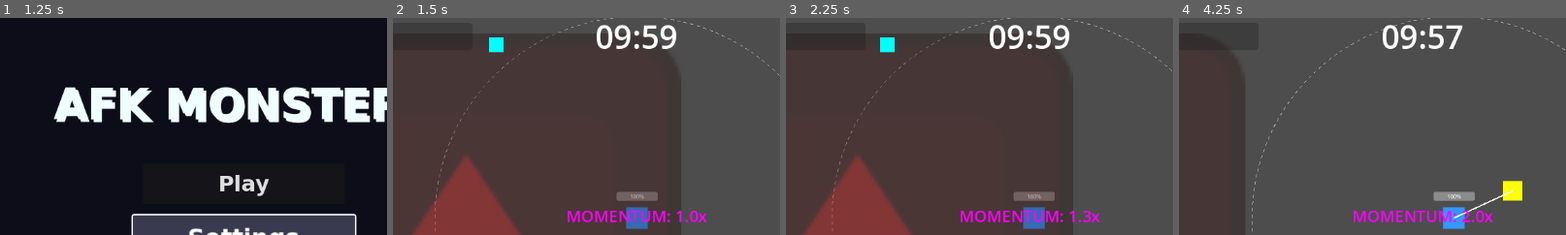
Above: before the commit, frames 1-4 (left to right).
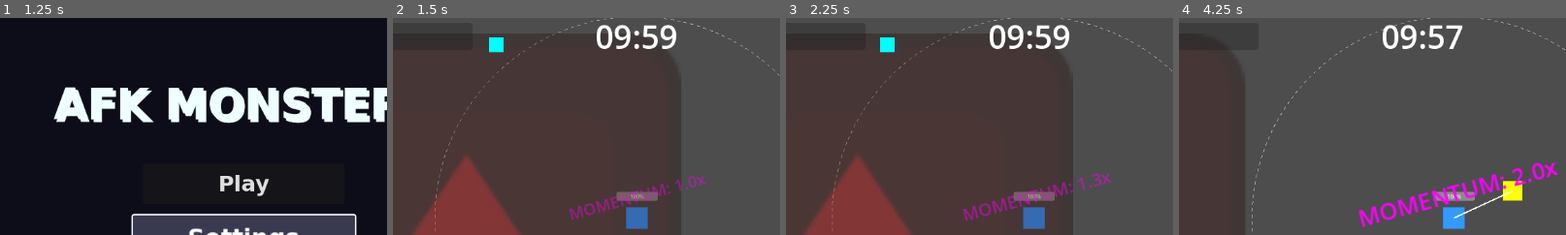
Above: after the commit, the same moments.

Repository: MusTea200/AFKMonsters
Game: Godot game, scene res://MainMenu.tscn
Two runs of this game, one before a commit and one after it. Both use one fixed random seed, a clock stepped at 60 frames per second and the inputs below. The engine's default icon, where the game draws it, is replaced by a stand-in: a white triangle on a blue panel in a dark square.
Inputs (mouse positions are % of the whole screen's width and height, from its top left):
- Up to frame 1 (1.25 s): click "Settings" at 0.5 s
- Up to frame 2 (1.5 s): click "Play" at 1.25 s
- Up to frame 3 (2.25 s): tap Enter (ui_accept) at 2 s; move the mouse to (72, 45) at 2.02 s; hold Right (ui_right) from 2.03 s (still down); tap Space at 2.1 s; click (72, 45) at 2.17 s
- Up to frame 4 (4.25 s): tap Enter (ui_accept) at 2.27, 2.57 s; release Right (ui_right) at 2.75 s; drag from (30, 55) to (58, 65) at 2.77 s; move the mouse to (60, 28) at 3.52 s; hold Right (ui_right) from 3.53 s (still down); tap Space at 3.6 s; click (60, 28) at 3.67 s
The pictures show only the part of the screen within x 19-68%, y 4-54%; the shares and areas given below are measured in that part.

Frame 1 is identical in both runs. In frame 2, 1.8% of the frame differs, in the area x 45-82%, y 72-95%; in frame 3, 1.9%; in frame 4, 2.9%, in the area x 45-98%, y 66-97%.

Commit message:
feat: architectural upgrades for hitstop, UI scaling, and off-screen indicators
Co-authored-by: MusTea200 <172600404+MusTea200@users.noreply.github.com>

Diff:
--- a/godot_project/Arena.gd
+++ b/godot_project/Arena.gd
@@ -38,6 +38,8 @@
 
 
 func _ready() -> void:
+	get_tree().root.content_scale_mode = Window.CONTENT_SCALE_MODE_CANVAS_ITEMS
+	get_tree().root.content_scale_aspect = Window.CONTENT_SCALE_ASPECT_EXPAND
 	process_mode = Node.PROCESS_MODE_ALWAYS # Arena zaman dursa da çalışsın (ESC için)
 
 	for n in get_children():
@@ -60,11 +62,12 @@
 			Global.left_joystick = left_joy
 
 			# Sağ Joystick (Nişan/Ateş)
-			var right_joy = VirtualJoystick.new()
-			right_joy.name = "RightJoystick"
-			right_joy.position = Vector2(viewport_size.x - 300, viewport_size.y - 300)
-			canvas.add_child(right_joy)
-			Global.right_joystick = right_joy
+			if Global.use_manual_aim_joystick:
+				var right_joy = VirtualJoystick.new()
+				right_joy.name = "RightJoystick"
+				right_joy.position = Vector2(viewport_size.x - 300, viewport_size.y - 300)
+				canvas.add_child(right_joy)
+				Global.right_joystick = right_joy
 
 			# Etkileşim (Kanca/Sapan) Butonu
 			var action_btn = TouchScreenButton.new()
@@ -73,6 +76,15 @@
 			action_btn.shape = shape
 			action_btn.position = Vector2(viewport_size.x - 150, viewport_size.y - 450)
 			action_btn.action = "ui_accept" # TBD: Player'a bağla
+
+			# Duraklatma Butonu (Mobil ESC)
+			var pause_btn = TouchScreenButton.new()
+			var p_shape = RectangleShape2D.new()
+			p_shape.size = Vector2(100, 100)
+			pause_btn.shape = p_shape
+			pause_btn.position = Vector2(50, 50)
+			pause_btn.action = "ui_cancel" # ESC muadili
+			canvas.add_child(pause_btn)
 			canvas.add_child(action_btn)
 
 			# Modifiye edilmiş Neon Buton Çizimi (CanvasItem _draw override)
@@ -462,12 +474,14 @@
 	boss.move_speed = 100.0
 	boss.base_mass = 5.0
 	boss.is_boss = true
+	_attach_indicator(boss)
 	# Note: Off-screen indicator would require a separate UI script,
 	# but we keep it simple by just having a big enemy tracking us.
 	add_child(boss)
 
 func _spawn_merchant() -> void:
 	var merchant = load("res://Merchant.gd").new()
+	_attach_indicator(merchant)
 	var angle = randf() * 2.0 * PI
 	var dist = randf_range(1000.0, 2000.0)
 	merchant.global_position = player_node.global_position + Vector2(cos(angle), sin(angle)) * dist
@@ -505,3 +519,9 @@
 func _increase_difficulty() -> void:
 	difficulty_multiplier *= 1.15
 	spawn_timer.wait_time = max(0.1, spawn_timer.wait_time / 1.15)
+
+func _attach_indicator(target_node: Node2D) -> void:
+	var ind = load("res://OffScreenIndicator.gd").new()
+	ind.target = target_node
+	# Add to CanvasLayer or Scene Root. Scene root is better since it uses global coordinates
+	get_tree().current_scene.call_deferred("add_child", ind)
--- a/godot_project/Arena.tscn
+++ b/godot_project/Arena.tscn
@@ -55,6 +55,7 @@
 horizontal_alignment = 1
 
 [node name="MomentumLabel" type="Label" parent="CanvasLayer"]
+rotation = -0.261799
 anchors_preset = 8
 anchor_left = 0.5
 anchor_top = 0.5
--- a/godot_project/CombatComponent.gd
+++ b/godot_project/CombatComponent.gd
@@ -79,6 +79,16 @@
 
 	if is_instance_valid(player.momentum_label):
 		player.momentum_label.text = "MOMENTUM: " + str(snapped(momentum_mult, 0.1)) + "x"
+
+		# Dinamik Momentum UI Tween
+		var target_scale = Vector2.ONE * (1.0 + (momentum_mult - 1.0) * 0.5)
+		var target_alpha = min(1.0, 0.3 + (momentum_mult - 1.0))
+		player.momentum_label.scale = player.momentum_label.scale.lerp(target_scale, 10.0 * delta)
+		player.momentum_label.modulate.a = lerp(player.momentum_label.modulate.a, target_alpha, 10.0 * delta)
+
+		# Titreme eklentisi (hiz 2x ustundeyse)
+		if momentum_mult > 2.0:
+			player.momentum_label.position += Vector2(randf_range(-2, 2), randf_range(-2, 2))
 
 
 	if is_instance_valid(player.speed_lines):
--- a/godot_project/Enemy.gd
+++ b/godot_project/Enemy.gd
@@ -155,7 +155,11 @@
 		return # Immune while ghosting
 
 	current_health -= amount
-	HitstopManager.hitstop(0.02, 0.2)
+	if is_boss:
+		HitstopManager.hitstop(0.02, 0.2)
+
+	if CameraShake:
+		CameraShake.add_trauma(0.1)
 	_show_floating_damage(amount)
 
 	# Knockback
@@ -164,6 +168,9 @@
 
 	# Hit Flash Tween
 	var tween = create_tween()
+	# Micro-shrink juice
+	tween.parallel().tween_property(self, "scale", scale * 0.8, 0.05)
+	tween.tween_property(self, "scale", scale, 0.1).set_trans(Tween.TRANS_BOUNCE)
 	modulate = Color(10, 10, 10, 1)
 	tween.tween_property(self, "modulate", Color(1, 1, 1, 1), 0.1)
 
--- a/godot_project/Global.gd
+++ b/godot_project/Global.gd
@@ -8,6 +8,7 @@
 
 var current_input_type: InputType = InputType.KEYBOARD
 var settings_control_mode: ControlMode = ControlMode.AUTO
+var use_manual_aim_joystick: bool = true
 var settings_sensitivity: float = 1.0
 var settings_vsync: bool = true
 var settings_volume: float = 1.0
@@ -75,6 +76,7 @@
 	config.set_value("Stats", "roulette_universe_unlocked", roulette_universe_unlocked)
 	config.set_value("Stats", "upgrade_levels", upgrade_levels)
 	config.set_value("Settings", "control_mode", settings_control_mode)
+	config.set_value("Settings", "use_manual_aim_joystick", use_manual_aim_joystick)
 	config.save(save_path)
 
 func load_game() -> void:
@@ -91,6 +93,7 @@
 		roulette_universe_unlocked = config.get_value("Stats", "roulette_universe_unlocked", false)
 		upgrade_levels = config.get_value("Stats", "upgrade_levels", {"health": 0, "damage": 0, "magnet": 0, "speed": 0, "shield": 0, "orbital": 0, "clock": 0})
 		settings_control_mode = config.get_value("Settings", "control_mode", ControlMode.AUTO)
+		use_manual_aim_joystick = config.get_value("Settings", "use_manual_aim_joystick", true)
 
 func start_run() -> void:
 	current_run_kills = 0
--- /dev/null
+++ b/godot_project/OffScreenIndicator.gd
@@ -0,0 +1,72 @@
+extends Node2D
+
+var target: Node2D
+var camera: Camera2D
+var visual: Polygon2D
+
+func _ready() -> void:
+	z_index = 100
+	visual = Polygon2D.new()
+	# Draw a neon triangle arrow pointing right
+	visual.polygon = PackedVector2Array([
+		Vector2(-15, -15),
+		Vector2(15, 0),
+		Vector2(-15, 15)
+	])
+	visual.color = Color(0, 1, 1, 0.8) # Neon Cyan
+	add_child(visual)
+
+	# Try to find camera
+	camera = get_viewport().get_camera_2d()
+
+func _process(delta: float) -> void:
+	if not is_instance_valid(target):
+		queue_free()
+		return
+
+	if not is_instance_valid(camera):
+		camera = get_viewport().get_camera_2d()
+		if not is_instance_valid(camera):
+			hide()
+			return
+
+	var cam_pos = camera.global_position
+	var viewport_size = get_viewport_rect().size / camera.zoom
+	var screen_rect = Rect2(cam_pos - viewport_size/2.0, viewport_size)
+
+	if screen_rect.has_point(target.global_position):
+		hide()
+	else:
+		show()
+		var dir = cam_pos.direction_to(target.global_position)
+		var intersection = _get_screen_intersection(cam_pos, target.global_position, screen_rect)
+		global_position = intersection
+		rotation = dir.angle()
+
+func _get_screen_intersection(cam_pos: Vector2, target_pos: Vector2, rect: Rect2) -> Vector2:
+	var padding = 50.0 # Kenarlardan bosluk
+	var r_pos = rect.position + Vector2(padding, padding)
+	var r_size = rect.size - Vector2(padding*2, padding*2)
+
+	var min_x = r_pos.x
+	var max_x = r_pos.x + r_size.x
+	var min_y = r_pos.y
+	var max_y = r_pos.y + r_size.y
+
+	var slope = (target_pos.y - cam_pos.y) / (target_pos.x - cam_pos.x) if (target_pos.x - cam_pos.x) != 0 else 99999.0
+
+	var pt_x = Vector2.ZERO
+	if target_pos.x > cam_pos.x:
+		pt_x = Vector2(max_x, cam_pos.y + slope * (max_x - cam_pos.x))
+	else:
+		pt_x = Vector2(min_x, cam_pos.y + slope * (min_x - cam_pos.x))
+
+	var pt_y = Vector2.ZERO
+	if target_pos.y > cam_pos.y:
+		pt_y = Vector2(cam_pos.x + (max_y - cam_pos.y) / slope, max_y)
+	else:
+		pt_y = Vector2(cam_pos.x + (min_y - cam_pos.y) / slope, min_y)
+
+	if pt_x.y >= min_y and pt_x.y <= max_y:
+		return pt_x
+	return pt_y
--- a/godot_project/Redzone.gd
+++ b/godot_project/Redzone.gd
@@ -66,7 +66,28 @@
 
 		p.max_speed = original_speed * 0.5
 		p.combat_comp.can_yenileme = 0.0
-		p.modulate = Color.GREEN_YELLOW
+		p.modulate = Color.RED
+		p.linear_damp = 0.2 # Ice effect (kayganlik)
+
+		# warning ui
+		var canvas = CanvasLayer.new()
+		canvas.name = "RedzoneVignette"
+
+		var vignette = ColorRect.new()
+		vignette.color = Color(1, 0, 0, 0.2)
+		vignette.set_anchors_preset(Control.PRESET_FULL_RECT)
+		vignette.mouse_filter = Control.MOUSE_FILTER_IGNORE
+		canvas.add_child(vignette)
+
+		var label = Label.new()
+		label.text = ">> WARNING: OVERHEAT DEBUFF <<"
+		label.add_theme_font_size_override("font_size", 48)
+		label.add_theme_color_override("font_color", Color.RED)
+		label.set_anchors_preset(Control.PRESET_CENTER_BOTTOM)
+		label.position = Vector2(get_viewport_rect().size.x / 2.0 - 400, get_viewport_rect().size.y - 150)
+		canvas.add_child(label)
+
+		get_tree().current_scene.add_child(canvas)
 
 func _remove_debuff() -> void:
 	debuff_active = false
@@ -75,5 +96,10 @@
 		p.max_speed = original_speed
 		p.combat_comp.can_yenileme = original_regen
 		p.modulate = Color.WHITE
+		p.linear_damp = 1.0 # Normal friction
+
+		var vignette = get_tree().current_scene.find_child("RedzoneVignette", true, false)
+		if vignette:
+			vignette.queue_free()
 
 		original_speed = 0.0
--- a/godot_project/SpeedMerchant.gd
+++ b/godot_project/SpeedMerchant.gd
@@ -2,7 +2,7 @@
 class_name SpeedMerchant
 
 var player: Node2D
-var move_speed: float = 800.0
+var move_speed: float = 500.0
 var flee_radius: float = 1200.0
 var can_interact: bool = false
 var is_shop_open: bool = false
Not shown, changed: MEMORY.md
